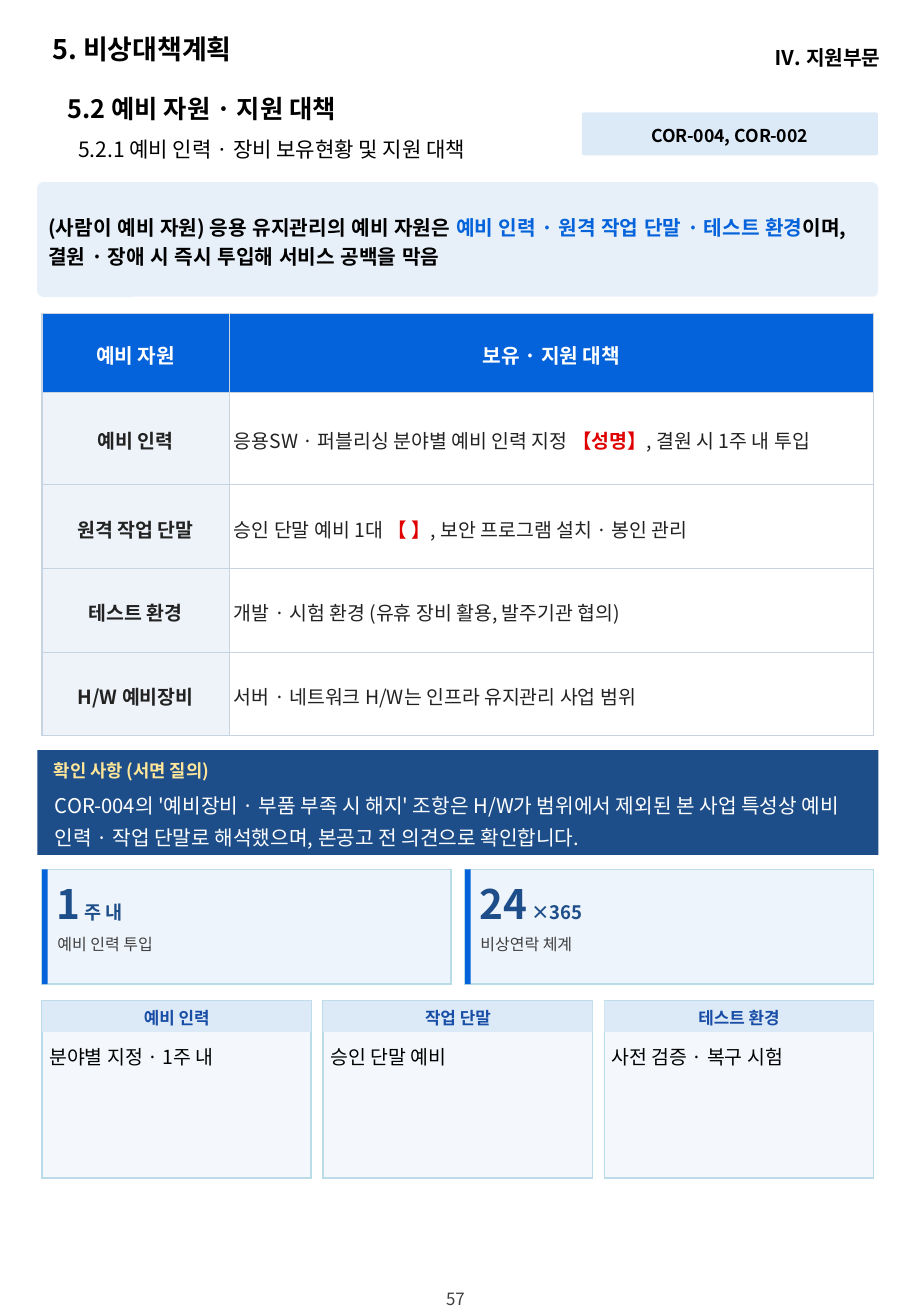
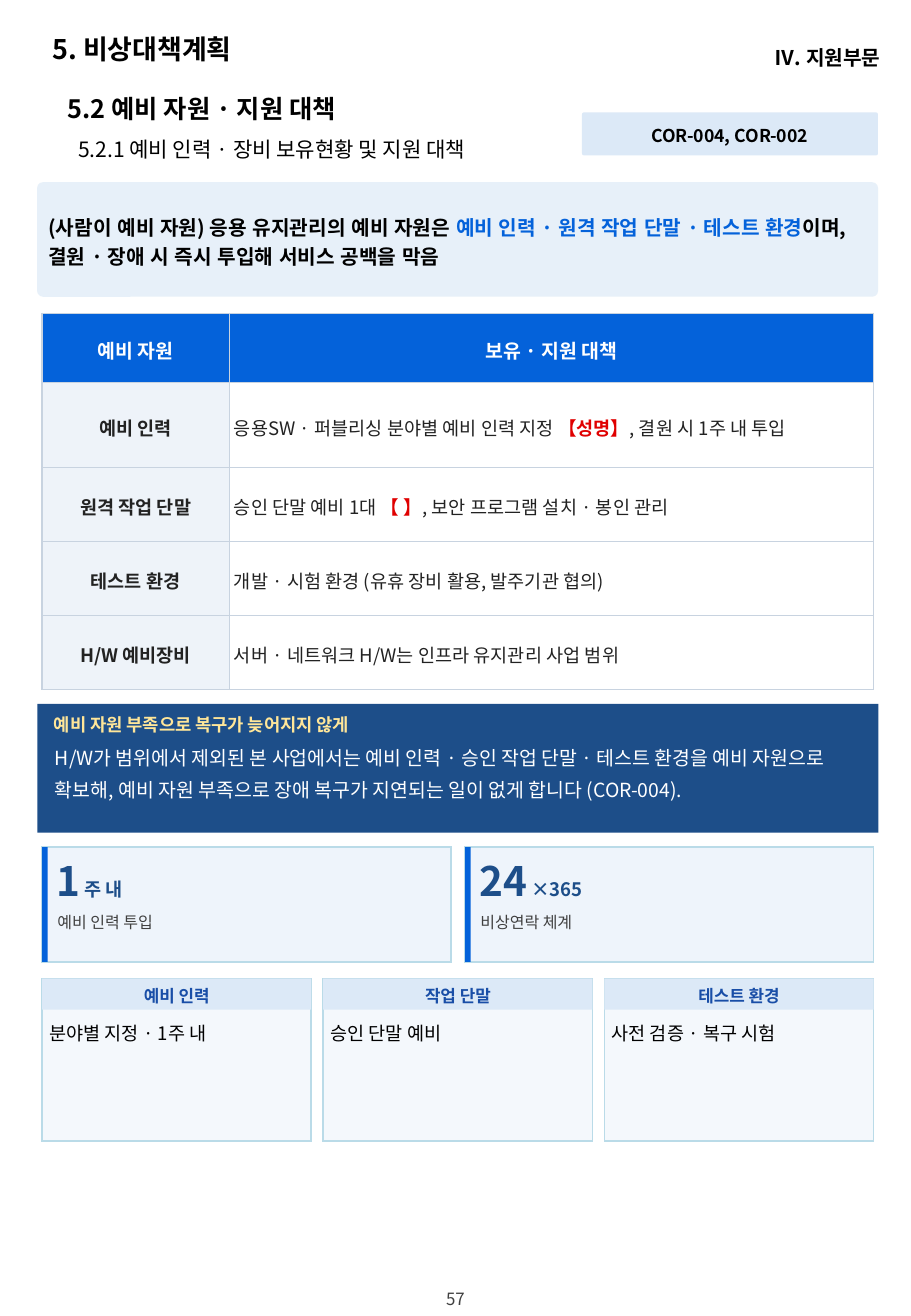
Before and after one commit to hwangsteeve-tech/hbjw, a slide deck: slide 57 of proposals/2026-12_nmk-museum-web-maint/nmk_정성제안서.pptx. Drawn at 911x1316 pixels with LibreOffice and Linux fonts; fonts in the diff are those of the drawing; background and template pictures are left out. Boxes give left, top, right and bottom in pixels: in the first picture for what was removed or moved away, otherwise in the second. Text is boxed around its words. In the diff, an @@ line names an element or a change of style, - is before the commit and + after.

```diff
--- a/proposals/2026-12_nmk-museum-web-maint/nmk_정성제안서.pptx
+++ b/proposals/2026-12_nmk-museum-web-maint/nmk_정성제안서.pptx
@@ table at box(43, 313, 875, 690) @@
@@ size 12 to 11.5 pt in "예비 자원", "보유 · 지원 대책" @@
@@ size 11.5 to 11 pt @@
@@ rectangle: place and size @@
-rectangle at box(38, 751, 879, 855)
+rectangle at box(38, 705, 879, 833)
@@ text at box(54, 716, 349, 733): text changed @@
-확인 사항 (서면 질의)
+예비 자원 부족으로 복구가 늦어지지 않게
@@ text at box(55, 749, 824, 801): text changed; size 12 to 11.5 pt @@
-COR-004의 '예비장비 · 부품 부족 시 해지' 조항은 H/W가 범위에서 제외된 본 사업 특성상 예비 인력 · 작업 단말로 해석했으며, 본공고 전 의견으로 확인합니다.
+H/W가 범위에서 제외된 본 사업에서는 예비 인력 · 승인 작업 단말 · 테스트 환경을 예비 자원으로 확보해, 예비 자원 부족으로 장애 복구가 지연되는 일이 없게 합니다 (COR-004).
@@ 4 rectangles, 2 texts: place and size @@
-4 rectangles, 2 texts at box(43, 870, 873, 984)
+4 rectangles, 2 texts at box(43, 847, 873, 961)
@@ 3 rectangles, 2 texts: place and size @@
-3 rectangles, 2 texts at box(43, 936, 875, 1032)
+3 rectangles, 2 texts at box(43, 914, 875, 1011)
@@ rectangle: place and size @@
-rectangle at box(43, 1001, 312, 1178)
+rectangle at box(43, 979, 312, 1142)
@@ rectangle: place and size @@
-rectangle at box(323, 1001, 593, 1178)
+rectangle at box(323, 979, 593, 1142)
@@ rectangle: place and size @@
-rectangle at box(605, 1001, 875, 1178)
+rectangle at box(605, 979, 875, 1142)
@@ text "분야별 지정 · 1주 내": place and size @@
-text "분야별 지정 · 1주 내" at box(49, 1048, 214, 1066)
+text "분야별 지정 · 1주 내" at box(49, 1024, 206, 1042)
@@ text "승인 단말 예비": place and size @@
-text "승인 단말 예비" at box(330, 1048, 447, 1066)
+text "승인 단말 예비" at box(330, 1024, 441, 1042)
@@ size 11.5 to 11 pt in 3 elements at box(49, 1024, 206, 1042), box(330, 1024, 441, 1042), box(612, 1024, 776, 1042) @@
@@ text "사전 검증 · 복구 시험": place and size @@
-text "사전 검증 · 복구 시험" at box(612, 1047, 783, 1066)
+text "사전 검증 · 복구 시험" at box(612, 1024, 776, 1042)
```
Also in this commit, not shown: 4 other slides changed, 8 other files.
